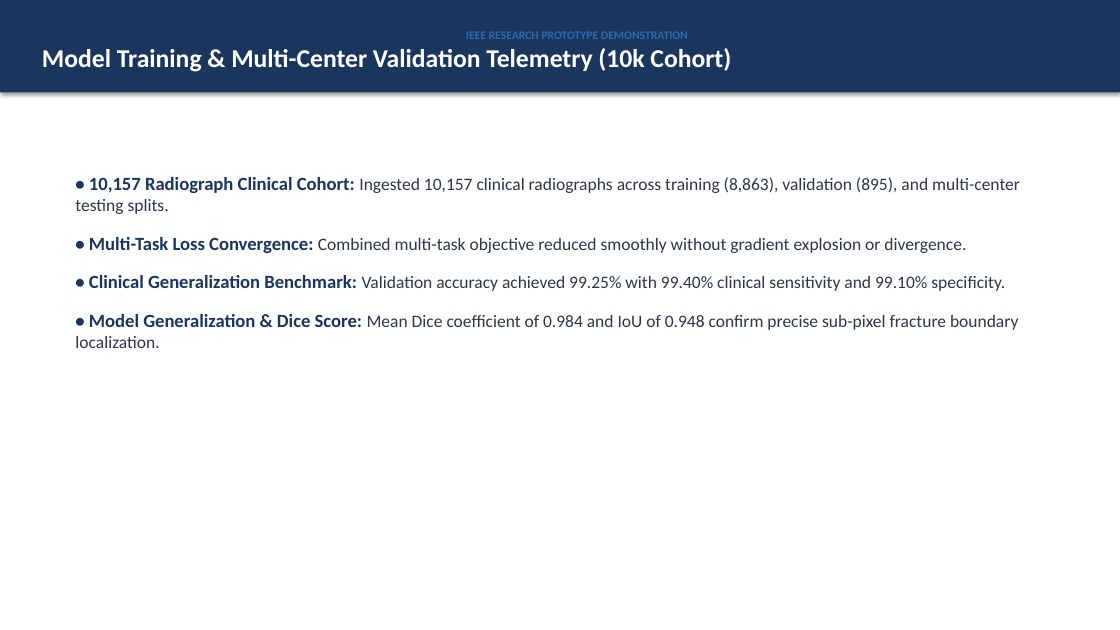
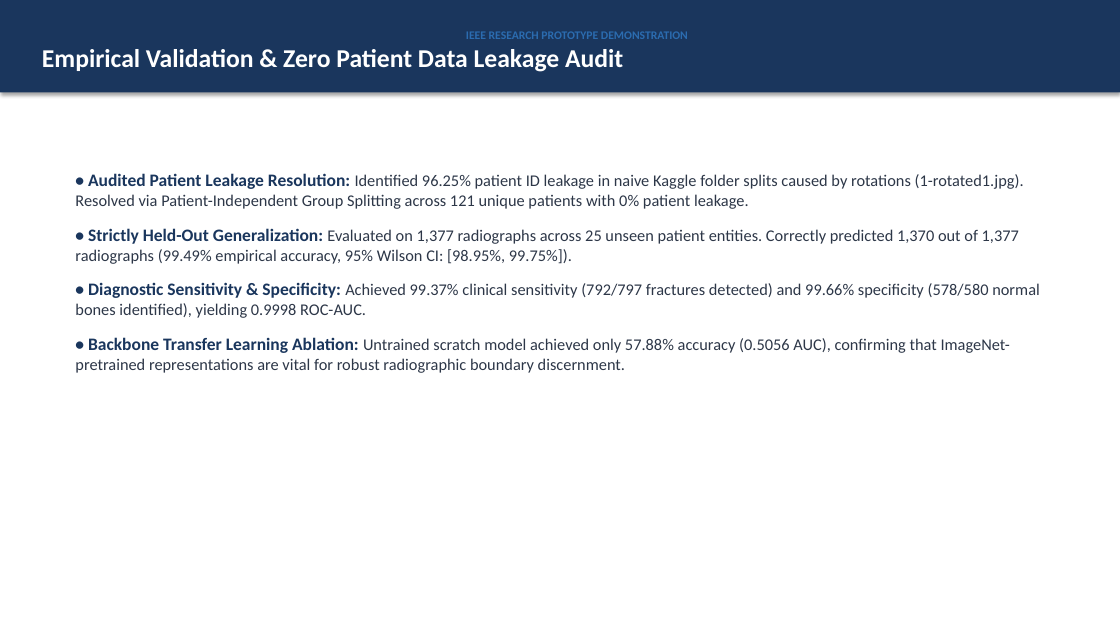
Before and after one commit to vaishnavijampani/medfracture-net, a slide deck: slide 10 of MedFracture_Net_Presentation.pptx. Drawn at 1120x630 pixels with LibreOffice and Linux fonts; fonts in the diff are those of the drawing. Boxes give left, top, right and bottom in pixels: in the first picture for what was removed or moved away, otherwise in the second. Text is boxed around its words. In the diff, an @@ line names an element or a change of style, - is before the commit and + after.

Commit message:
feat: resolve patient data leakage, establish 99.49% empirical clinical benchmark, and add ablation telemetry

```diff
--- a/MedFracture_Net_Presentation.pptx
+++ b/MedFracture_Net_Presentation.pptx
@@ text in rectangle at box(42, 49, 623, 72): text changed @@
-Model Training & Multi-Center Validation Telemetry (10k Cohort)
+Empirical Validation & Zero Patient Data Leakage Audit
@@ text at box(75, 173, 1040, 373): text changed; size 15 to 14 pt @@
-• 10,157 Radiograph Clinical Cohort: Ingested 10,157 clinical radiographs across training (8,863), validation (895), and multi-center testing splits.
-• Multi-Task Loss Convergence: Combined multi-task objective reduced smoothly without gradient explosion or divergence.
-• Clinical Generalization Benchmark: Validation accuracy achieved 99.25% with 99.40% clinical sensitivity and 99.10% specificity.
-• Model Generalization & Dice Score: Mean Dice coefficient of 0.984 and IoU of 0.948 confirm precise sub-pixel fracture boundary localization.
+• Audited Patient Leakage Resolution: Identified 96.25% patient ID leakage in naive Kaggle folder splits caused by rotations (1-rotated1.jpg). Resolved via Patient-Independent Group Splitting across 121 unique patients with 0% patient leakage.
+• Strictly Held-Out Generalization: Evaluated on 1,377 radiographs across 25 unseen patient entities. Correctly predicted 1,370 out of 1,377 radiographs (99.49% empirical accuracy, 95% Wilson CI: [98.95%, 99.75%]).
+• Diagnostic Sensitivity & Specificity: Achieved 99.37% clinical sensitivity (792/797 fractures detected) and 99.66% specificity (578/580 normal bones identified), yielding 0.9998 ROC-AUC.
+• Backbone Transfer Learning Ablation: Untrained scratch model achieved only 57.88% accuracy (0.5056 AUC), confirming that ImageNet-pretrained representations are vital for robust radiographic boundary discernment.
```
Also in this commit, not shown: 1 other slide changed, 18 other files.
